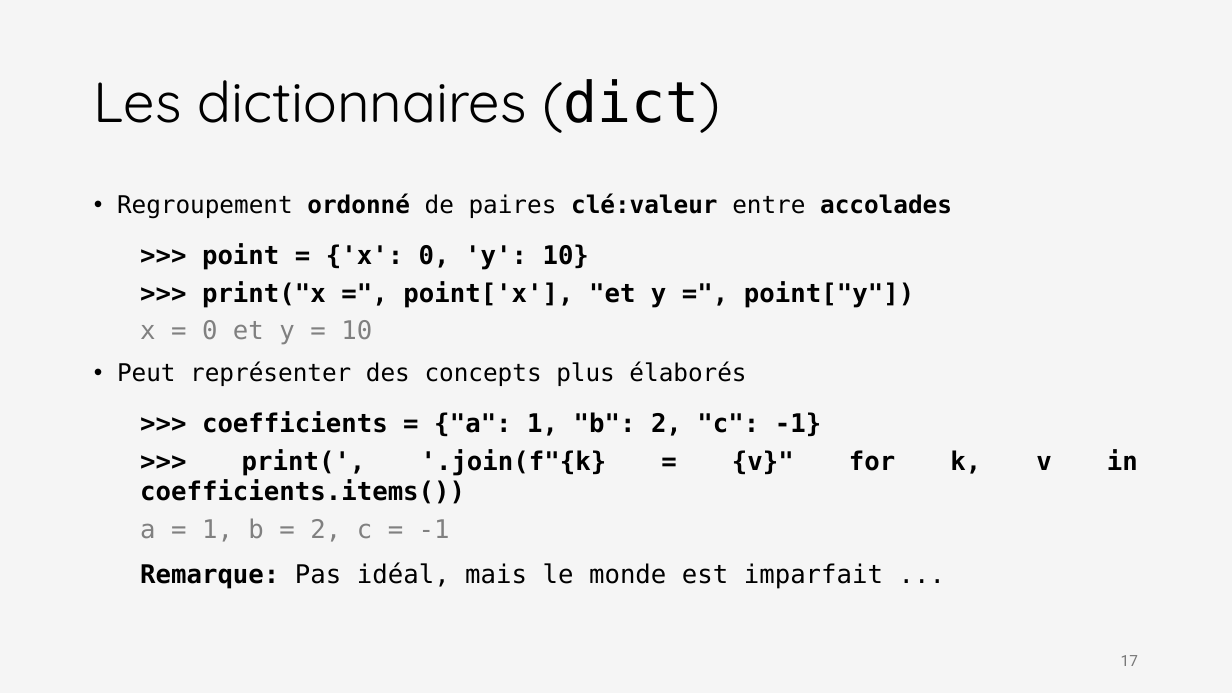
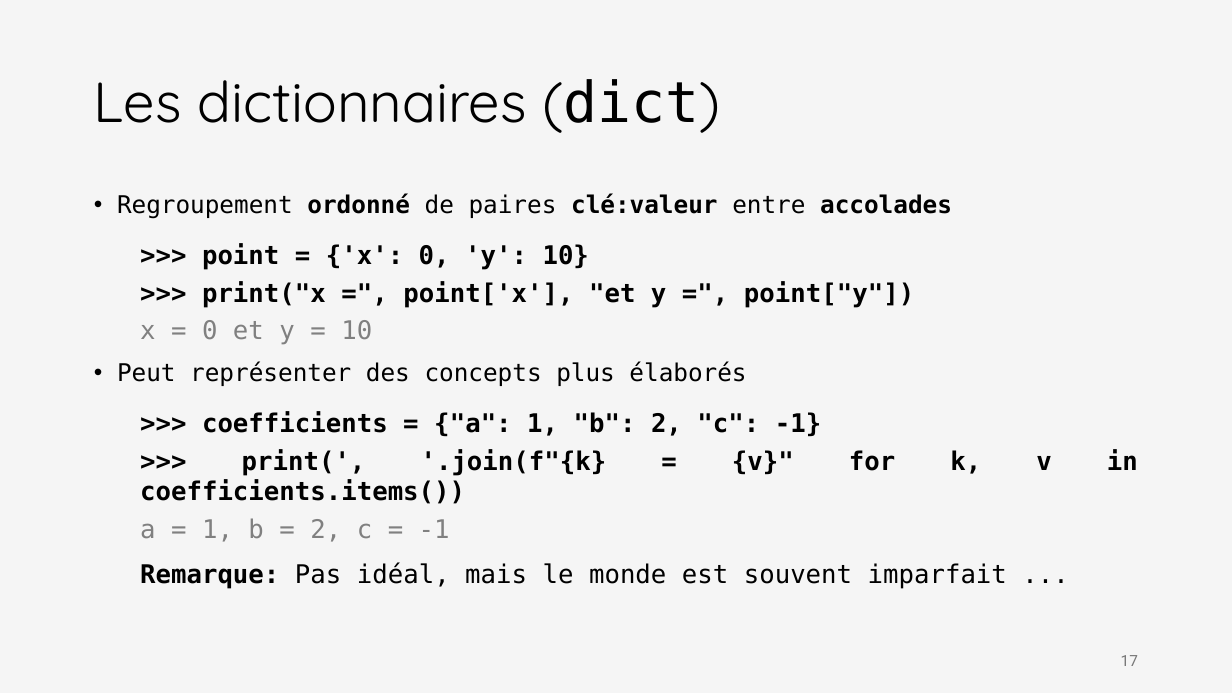
Before and after one commit to iannickgagnon/sagedays_iannick_2026, a slide deck: slide 17 of python_1/presentation_python_1.pptx. Drawn at 1232x693 pixels with LibreOffice and Linux fonts; fonts in the diff are those of the drawing. Boxes give left, top, right and bottom in pixels: in the first picture for what was removed or moved away, otherwise in the second. Text is boxed around its words. In the diff, an @@ line names an element or a change of style, - is before the commit and + after.

```diff
--- a/python_1/presentation_python_1.pptx
+++ b/python_1/presentation_python_1.pptx
@@ text at (140, 562, 1007, 588): text changed @@
-  Remarque: Pas idéal, mais le monde est imparfait ...
+  Remarque: Pas idéal, mais le monde est souvent imparfait ...
```
Also in this commit, not shown: 2 other slides changed, 6 slides added, 2 slides removed.
